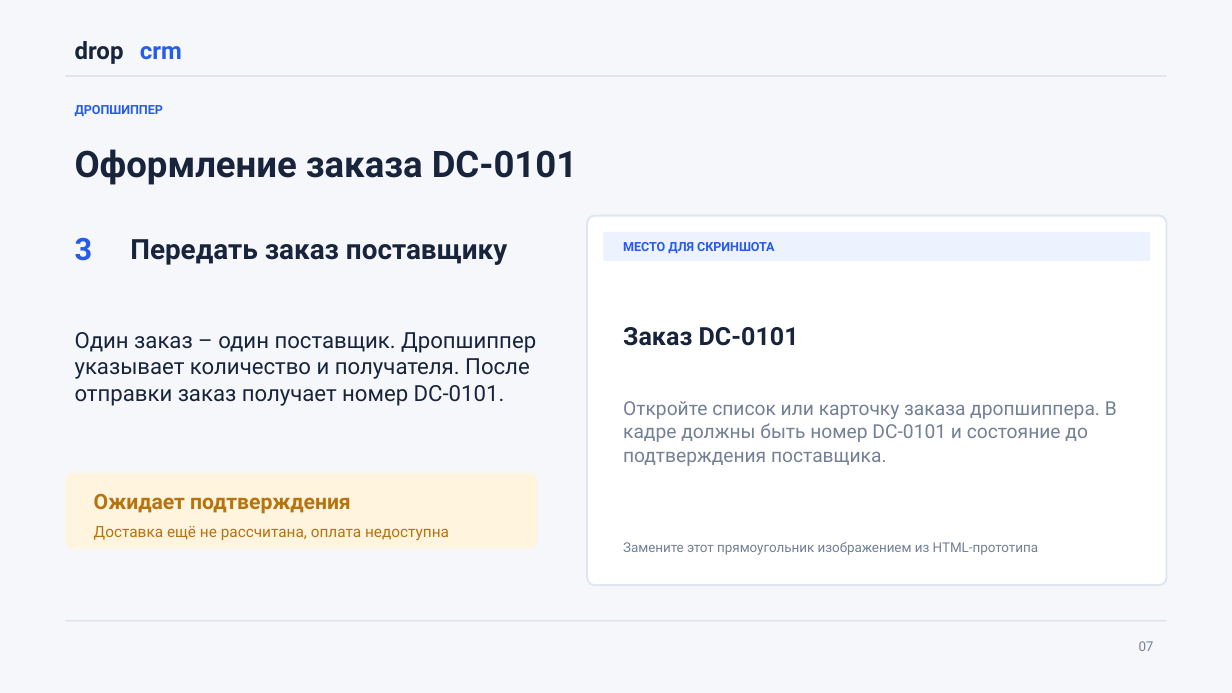
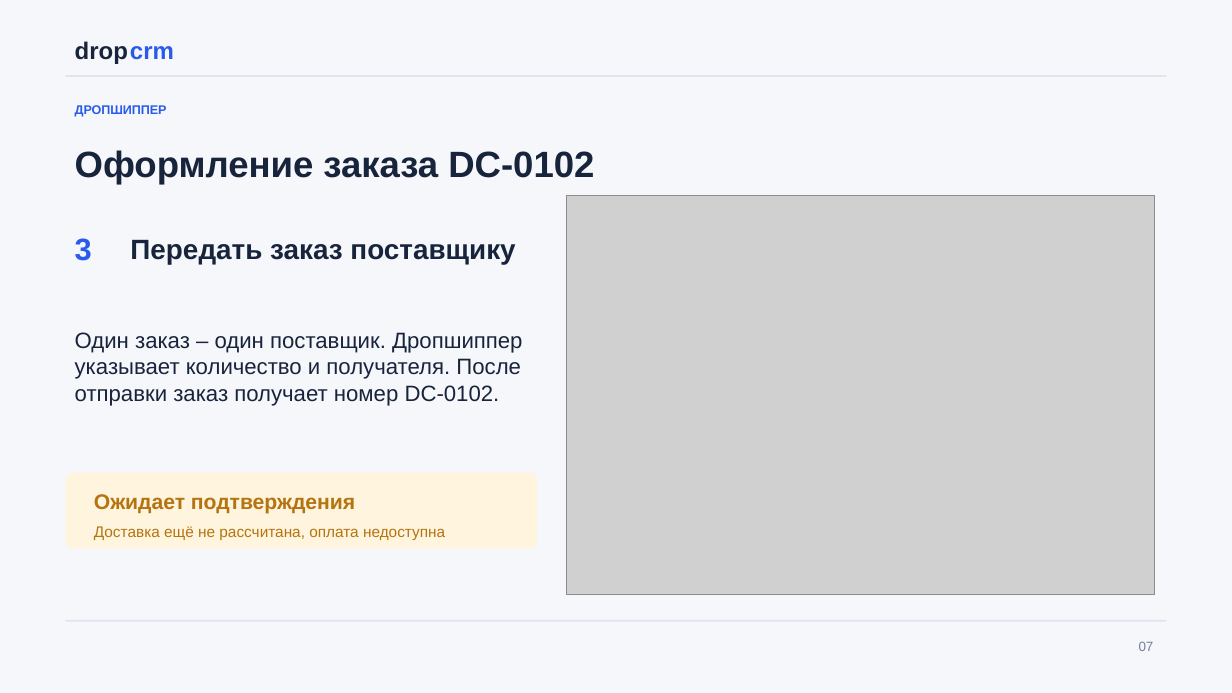
Before and after one commit to wertyqazx/DropCRM, a slide deck: slide 7 of DropCRM_Presentation_2026.pptx. Drawn at 1232x693 pixels with LibreOffice and Linux fonts; fonts in the diff are those of the drawing; grey boxes stand for pictures. Boxes give left, top, right and bottom in pixels: in the first picture for what was removed or moved away, otherwise in the second. Text is boxed around its words. In the diff, an @@ line names an element or a change of style, - is before the commit and + after.

```diff
--- a/DropCRM_Presentation_2026.pptx
+++ b/DropCRM_Presentation_2026.pptx
@@ font Roboto to Arial in 7 elements at bbox=[66, 32, 139, 66], bbox=[75, 105, 167, 117], bbox=[1139, 641, 1154, 651], bbox=[130, 240, 515, 264], bbox=[94, 494, 355, 514], bbox=[94, 526, 445, 540], bbox=[121, 32, 189, 66] @@
@@ text "crm": place and size @@
-text "crm" at bbox=[140, 46, 182, 60]
+text "crm" at bbox=[121, 32, 189, 66]
@@ text at bbox=[75, 150, 594, 184]: text changed; font Roboto to Arial @@
-Оформление заказа DC-0101
+Оформление заказа DC-0102
@@ picture added at bbox=[567, 195, 1154, 594] @@
@@ rounded rectangle removed at bbox=[587, 215, 1166, 585] @@
@@ rectangle removed at bbox=[604, 232, 1151, 261] @@
@@ text removed at bbox=[623, 242, 774, 253] @@
-МЕСТО ДЛЯ СКРИНШОТА
@@ text removed at bbox=[623, 327, 799, 346] @@
-Заказ DC-0101
@@ text at bbox=[75, 332, 522, 406]: text changed; font Roboto to Arial @@
-Один заказ – один поставщик. Дропшиппер указывает количество и получателя. После отправки заказ получает номер DC-0101.
+Один заказ – один поставщик. Дропшиппер указывает количество и получателя. После отправки заказ получает номер DC-0102.
@@ text removed at bbox=[623, 401, 1117, 466] @@
-Откройте список или карточку заказа дропшиппера. В кадре должны быть номер DC-0101 и состояние до подтверждения поставщика.
@@ text removed at bbox=[623, 542, 1039, 555] @@
-Замените этот прямоугольник изображением из HTML-прототипа
```
Also in this commit, not shown: 16 other slides changed.
